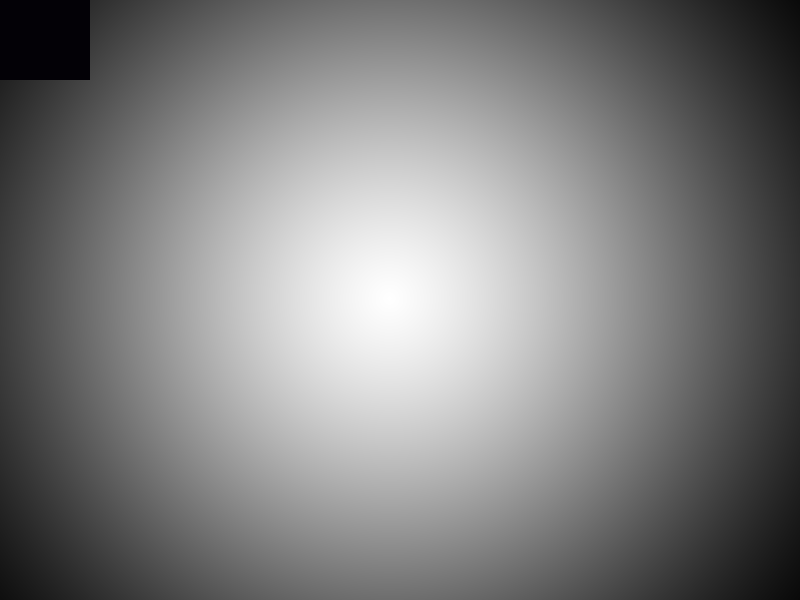
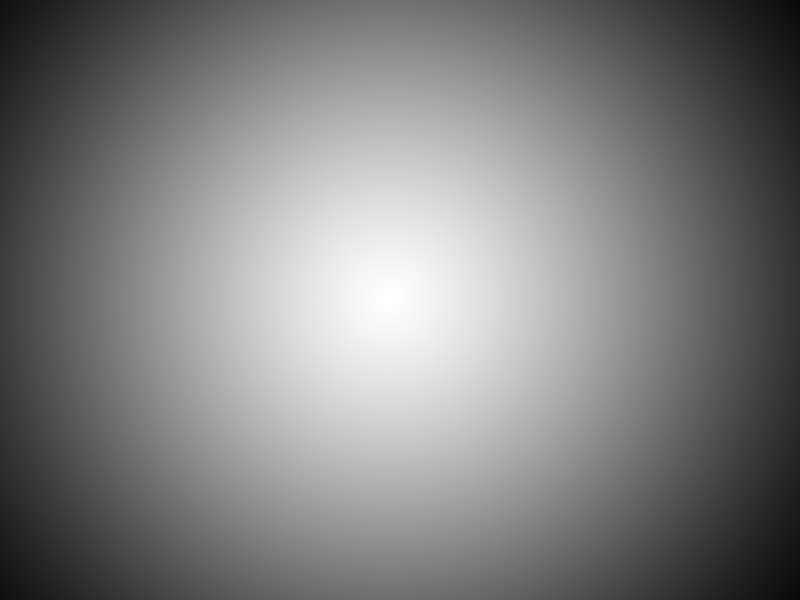
Layered file, before and after one edit (w=800, h=600). Changes by layer:
hid "레이어 5", painted on it over (0, 0, 90, 80)
